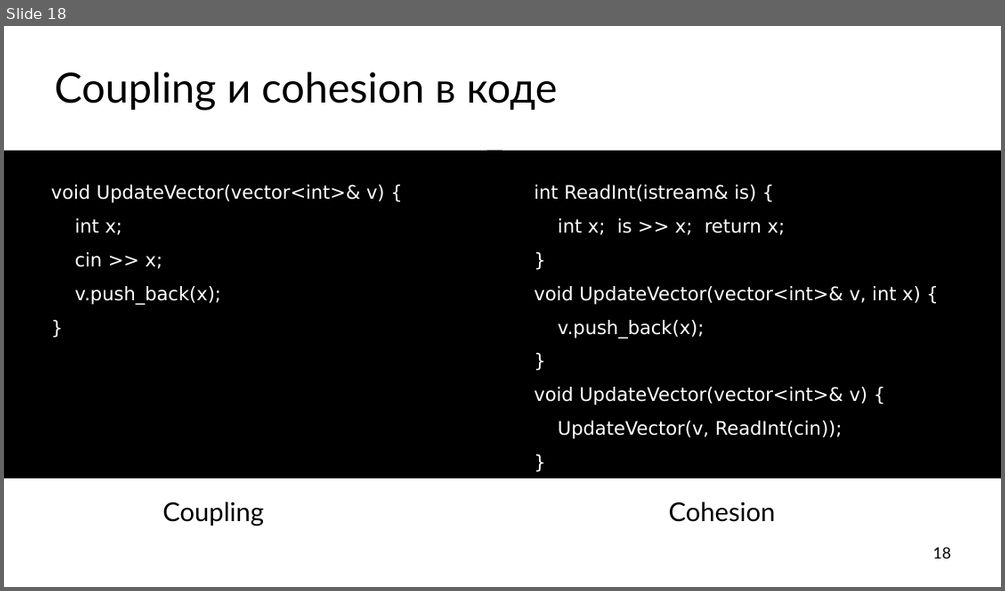
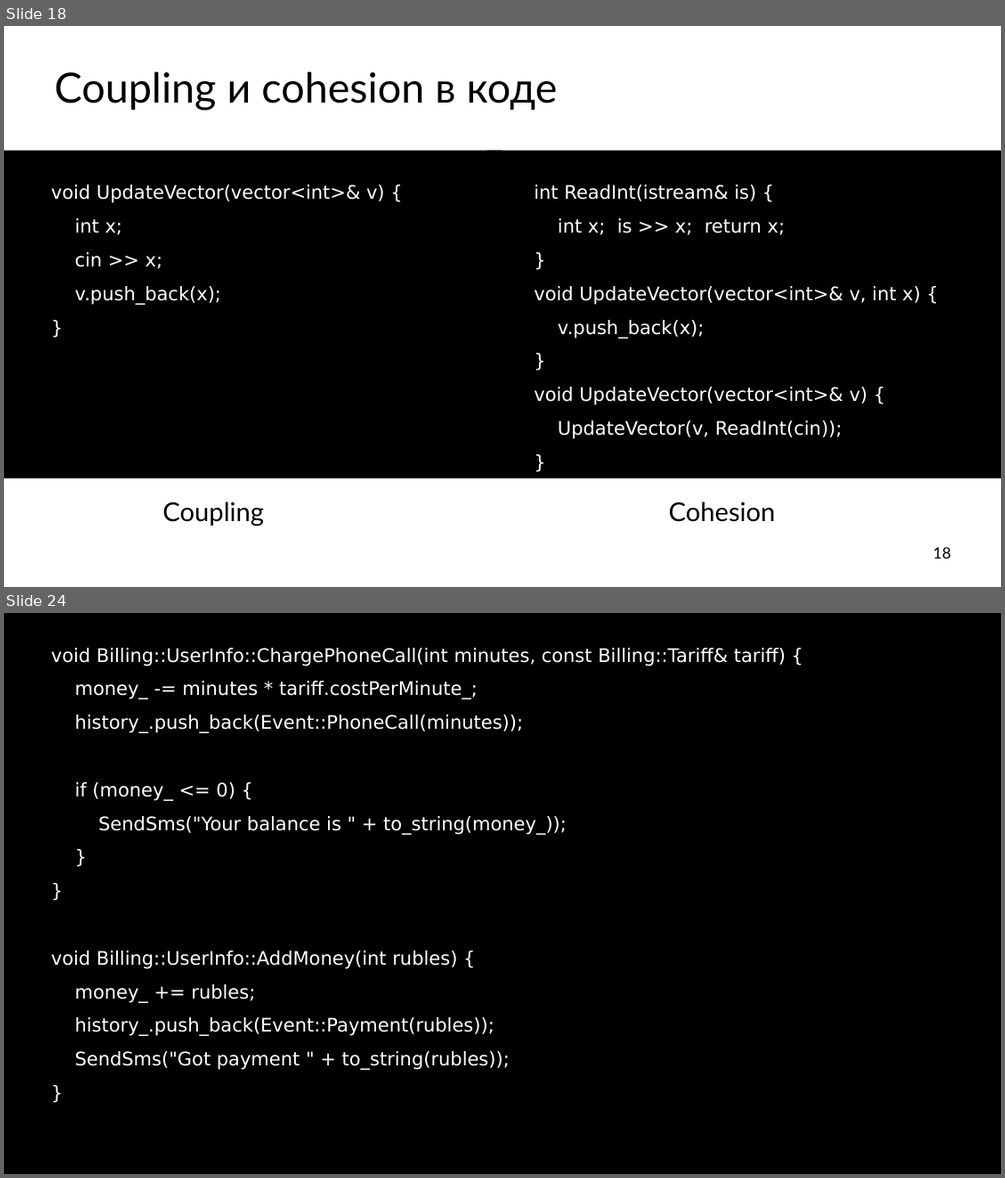
Before and after one commit to ishfb/cpprus17, a slide deck: slides.pptx. Shown one above the other, each under a label of ours: slide 18 before the commit, slides 18 and 24 after it; the slides between them are not shown. The pictures are 1005x591 and 1005x1178 pixels, drawn with LibreOffice and Linux fonts; fonts in the diff are those of the drawing. Boxes give left, top, right and bottom in pixels: in the first picture for what was removed or moved away, otherwise in the second. Text is boxed around its words. In the diff, an @@ line names an element or a change of style, - is before the commit and + after.

```diff
--- a/slides.pptx
+++ b/slides.pptx
@@ slide 24 added at box(4, 613, 1001, 1174), background #FFFFFF @@
@@ text added at box(4, 613, 1001, 1174), fill #000000, 36 pt, text #FFFFFF @@
+void Billing::UserInfo::ChargePhoneCall(int minutes, const Billing::Tariff& tariff) {
+money_ -= minutes * tariff.costPerMinute_;
+history_.push_back(Event::PhoneCall(minutes));
+if (money_ <= 0) {
+SendSms("Your balance is " + to_string(money_));
+}
+}
+void Billing::UserInfo::AddMoney(int rubles) {
+money_ += rubles;
+history_.push_back(Event::Payment(rubles));
+SendSms("Got payment " + to_string(rubles));
+}
```
Also in this commit, not shown: 1 slide changed, 6 other slides added, 1 slide removed, 1 other file.
